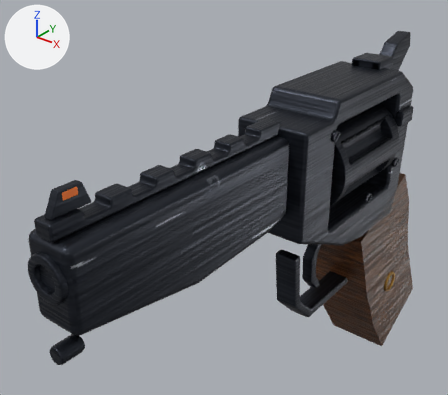
A saved change to the glTF model assets/models/gun_revolver.glb.
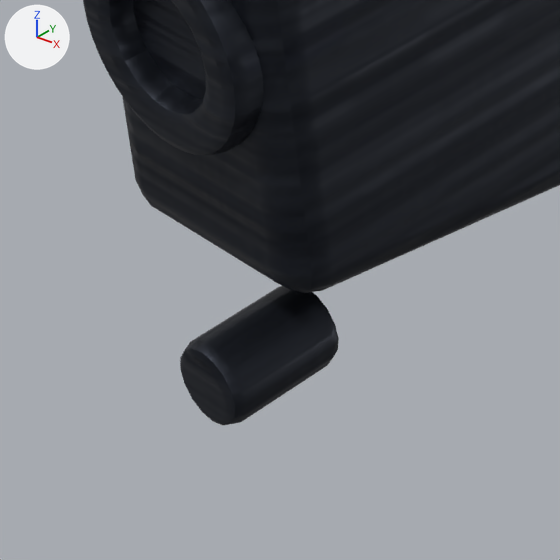
Each version is shown whole from a 50 mm camera at (0.1402, -0.2687, 0.1787) aimed at (-0.0338, -0.0512, 0.0438), then close up on the part from 2% to 30% of the width and 68% to 100% of the height. The lights are fixed; the arrows at upper left show +X, +Y and +Z. The first two pictures are the older version. Vertices at exactly the same position are counted once.

The first close-up shows 'gun_revolver'.
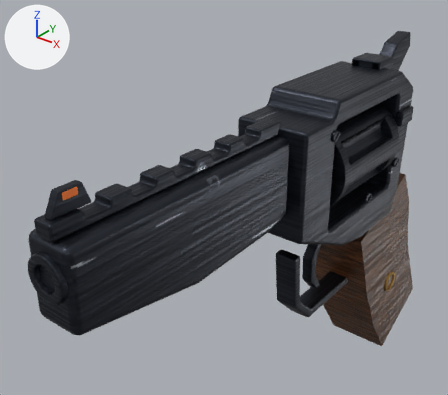
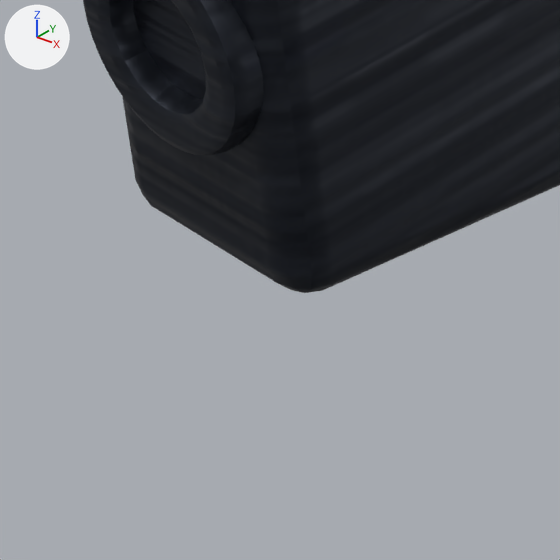
The edits, one by one:
me_frame is used by ob_gun_revolver; location (0.0, 0.0, 0.0).
me_frame had 5050 vertices, 10016 faces and spanned x -0.022..0.022, y -0.18..0.092, z -0.088..0.112.
me_frame now has 4954 vertices, 9828 faces and spans x -0.022..0.022, y -0.18..0.092, z -0.088..0.112.
me_frame part 1: the loose piece of 96 vertices spanning x -0.003..0.003, y -0.18..-0.17, z 0.043..0.049 is deleted.

Changed parts and their boxes (x1, y1, x2, y2) in the close-ups (560 x 560 px):
'gun_revolver', reshaped: before (83, 0, 560, 425); after (83, 0, 560, 293)
part 1 of me_frame, deleted: before (180, 286, 339, 425)
